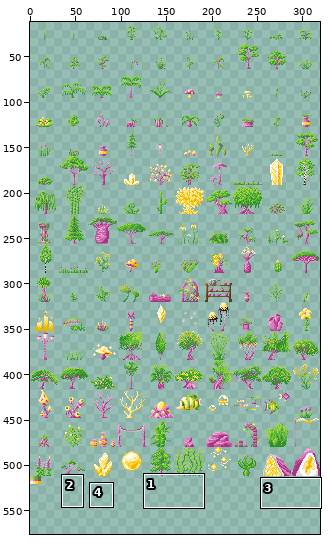
Edited in one commit: sprite sheet (images/all_foliage.png). The picture above shows the old version from afar; the outline marks the close-up.
Close-up. Before the edit:
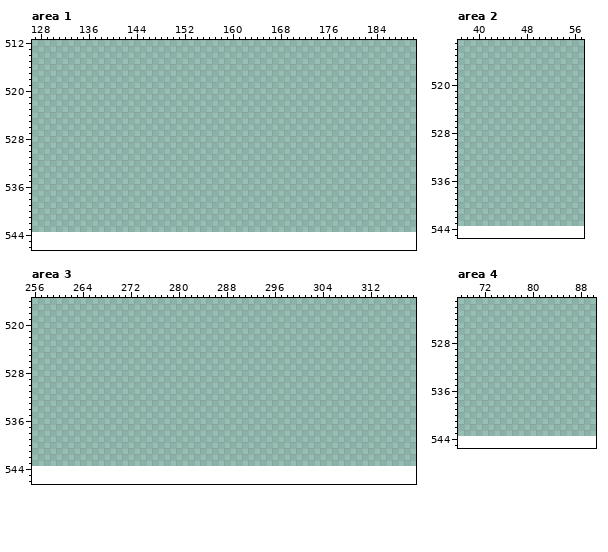
The file is 320x544 pixels. Pixels under 10% opacity are left out. Colours within 5 levels of each other are drawn and written as one. Shown: area 1: x 127..190, y 512..546; area 2: x 37..57, y 513..545; area 3: x 256..319, y 516..546; area 4: x 68..90, y 521..545. The old version is drawn lined up with the new one, on the new canvas. The wide view leaves out empty margins. The commit also changed other parts of the picture, which this record leaves out.
The result:
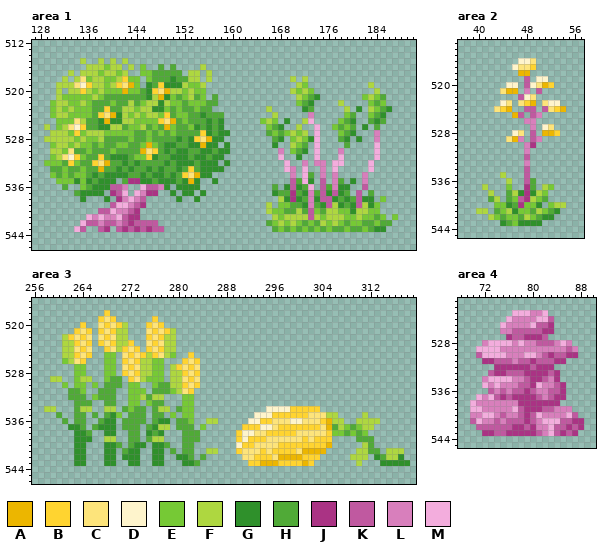
Palette (. is transparent): A #ecb600  B #ffd430  C #fde47b  D #fef4cc  E #76c935  F #aed740  G #2f902b  H #50aa37  J #aa3384  K #c059a0  L #d87fbc  M #f3addd
From old to new:
canvas 320x544 -> 320x576
Changed rows in their new state; - is an unchanged pixel.
Area 1:
first column x 129:
515 ------F--F-F-F---------------------------------------------
516 -------FFFEFF-F-E--H-H----F--------------------------------
517 ----F-FFFEFFEF--EEHHHHH-FF-F-------------------------------
518 ---F-FCEFFEEFBEE-EHHHGHHFF-F-------------F-F---------------
519 --FFFCDBFFEFBCAE-GHBGGGFEEF---------------FE----------F----
520 --F-FFBFEFEEEAEEHGBCAFFEFEE--------------FEFE----------F---
521 --FEEEEEFEHHHHHHHGFAGEHEFHE-H-------------FEHG-------EFEH--
522 -EFFEEFEHHHEHHFHEFFGFEEHEEEHH-------------EHG----F----EHE--
523 -EFEFEEEHHBHHFFEFFGGEHEHHEHH---------F-----GH-----F-G-FEHG-
524 -EFFEEEEHBCAGFEFEFFEBHEEHHGHHH--------F-----L-----EH--EHG--
525 --EEECFHHGAGGFFEEEEBCAHEHHHGHG------EFE-G--FM----EHG--HGH--
526 F-EFCDBHHGGFFHEEFHEHAEHHEGHGHG-------EHG--F--M--EHEH-G-H---
527 -FFFEBEFFFEEEEEHHEHEHEHHHHBGHGG------HEHEFEF-M---EHG---L---
528 FFFFFEFEEFHHHHEHHEHHHHGHGBCAGG--------HG-EFEGM---HG-G--L---
529 -EFFEFEEHEHHEEHHEAEHGGHHGGAGG-G-------G--FEH-M----H----M---
530 -FFECHHEHHHEHHHHACBHGHGGHHGGHGG--------L-EHG-M---L-----M---
531 -EFCDBEHHBHGGGHEEBGHHGGGHGGHGG---------M--G--M---M-----M---
532 EEEHBEHHBCAHHGHGHHHHGHGGGHGGG-G---------M--L-LL-MM----M----
533 -HHEHHEHHAHHGHGHHGHGHHGHBHGGGG----------ML-M--L-M-----M----
534 -EHEHEEHGHGGGGHHGHGGHGHBCAGG-------------L-MH-L-L----L-----
535 --EEEGEGHGGG-HJJGGHGGGHGAG--G------------KHMG-K-LH-G-L-----
536 ---H--EHGGGKKL--MKKLG-GGGG------------H-GKGHM-KHLGG--K-----
537 -----HGGGG-JKM-MLJJ--G-GG-G-----------GHHJHGLHKGKGH-K-H----
538 ------G---G-JLMLK-----G--G-------------FGJGHLGKKGHGHKGG-E--
539 -----------KMMLKJ--------------------F-EEHHGLHGKFGHGKFGE---
540 ---------KKMLLKJ---------------------FEEHHFHKEHFFEEGFFEE---
541 -------MLMLLMKJJ----------------------FEFFFFKFEFFFEEFEEHE-E
542 ------MKKLKKLKJKKKK------------------HEFEFEHEHFEFEHEEHHEHH-
543 -----MK--KJ-KJKJKJKK------------------HEHEHEHEHEHHEHHEHGG--
Area 2:
first column x 40:
516 -------DDC-----
517 ------DCCB-----
518 -------AA------
519 --------K-DD---
520 -----DD-KDCAB--
521 ----CAA-L-K----
522 -------KDC-----
523 ----DC-CBA-CDD-
524 ---CBA--KK-KCBA
525 ------AK-KL----
526 --------LL-----
527 ---------L-DC--
528 ------DC-K-AAB-
529 -----CAL-KL----
530 --------LJ-----
531 --------L------
532 --------K------
533 --------L------
534 --------K------
535 ----F---K------
536 -----F--KH-----
537 -F---E--JH-FE--
538 --F--HFGJGFE---
539 --HF-HEKJFEH---
540 ---EEGHJEEG-EFF
541 FF-HEFGEEHFEHG-
542 --FEHEEHFEHGG--
543 ----GHEGGGG----
Area 3:
first column x 258:
518 ----------B--------------------------------------------------
519 ---------BCB------B------------------------------------------
520 ------B--CBCBF---BCB-----------------------------------------
521 -----BCB-BCBFF---CBCBF---------------------------------------
522 ---FBCBC-CBCFF---BCBFF---------------------------------------
523 ---FFBCB-BCBFFB--CBCFF---------------------------------------
524 ---FFCBC--BCFBCB-BCBFF---------------------------------------
525 ---FFBCB--EE-CBCBFBCFE--B------------------------------------
526 ---EFCB---EE-BCBFFEE---BCB-----------------------------------
527 -----EE---EE-CBCFFEE-FBCBC-----------------------------------
528 -----EE---EE-BCBFFEE-FFBCB-----------------------------------
529 -FF--EFF--EHH-BCFEEE-FFCBC-----------------------------------
530 ---E-EE-E-HHH-EE--EHHFFBCB-----------------------------------
531 ----HHE--HHH--EEE-HHHEFCB------------------------------------
532 ----HHH-EHHH--EEFHFF---EE------------------------------------
533 -----HHH--HH--EE-EHH---EE------------------------------------
534 FF---HFF--FF-HEHH-HFF-HEE------------DDDDBBBBB---------------
535 --H--HH-H-HGE-HHH-HH-E-EE----------DDDBBBBBBCCCFF----F-------
536 ---H-HH--HGG-HHHH-HGG-HHE--FF-----DDBBCCCDDCCCBAFF--FFFF-----
537 ----GGH-HGGG-HHH-HGFF-HHH-E------BBBDDCBBBBBBBCAHFEHEFF------
538 -----GGH--GG--HH-GHG---HHH------BDDCCBBBBBCCCCCBEEHEHE-------
539 -----GGG--FF--HH-HFF---HHH------BDBBBCCCCCCBCBBB----HHH------
540 -----GG---GGH-HGG-GGH--HH-------DBBCCCCBBBBBBBBA-----FH------
541 -----GG---GG-HGG--GG-H-HH--FF---BCCCBCBBBBCAAAA-----FFHH-FFF-
542 -----GG---GG-GGG--GG--GGH-H------CCBBBCAAAABBB-----FFF-GHFFG-
543 -----GG---GG--GG--GG---GGH--------BBAAABBBBAB-------F---GGGGG
Area 4:
first column x 70:
523 -------MMMLLM------
524 ------MLLLLMMK-----
525 -----MLLLLMKKJ-----
526 -----LLKKKKKJJ-----
527 ------JKKJJJK------
528 --LMMMMLMLLKKKLML--
529 -MMMMLLLLLLLLLLLKL-
530 -KMMMMLLLMMLKJKKJJ-
531 --JJKKKLKKJKKKJJ---
532 ----JJJJJJKJJJ-----
533 ---KJJKKKJJJJKJ----
534 --LMMMMLLKJJKLJ----
535 --MLMLLLKKJMLLKJ---
536 ---KLKLKKJKLLKKJ---
537 -MLMKJKJJJJKLKJJ---
538 MLLLLLLLJJJJJJJ----
539 MMLLLLLMKJJJKKLLL--
540 LLMMLKLLKJKMLLLLMK-
541 KMLLKLKKKJKLMMMKKJJ
542 -KKKKKKJJKJLLMKKJKJ
543 --JJKKJJJJJKLMKJKJ-
Where, in picture pixels (left, top, right, bottom), the same in both close-ups:
added: (44, 58, 230, 232)
added: (260, 76, 398, 232)
added: (476, 58, 566, 226)
added: (44, 310, 410, 466)
added: (470, 310, 584, 436)
